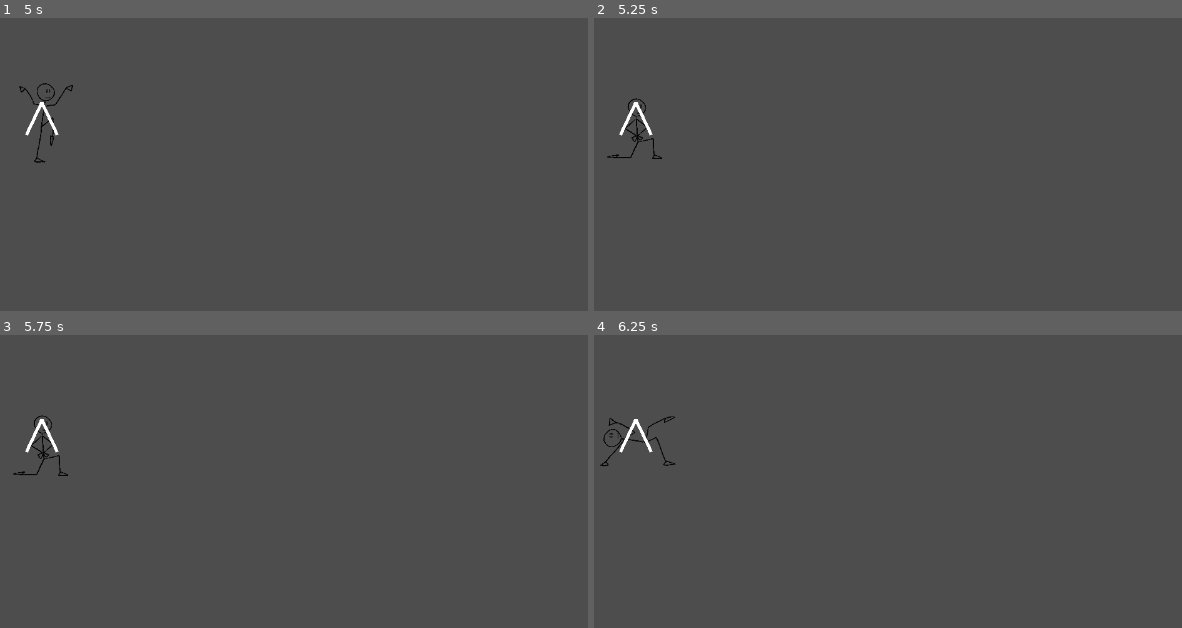
Above: before the commit, frames 1-4 (two rows, left to right).
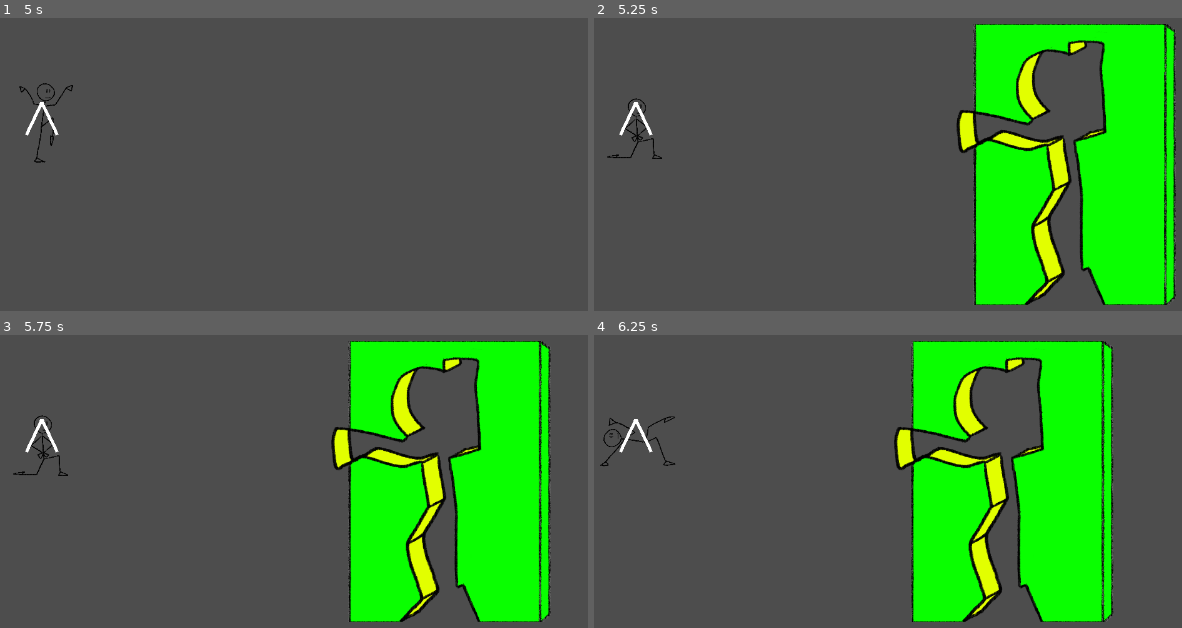
Above: after the commit, the same moments.

Repository: onegm/Scale-Game-Show
Game: Godot game, scene res://levels/Level1.tscn
Two runs of this game, one before a commit and one after it. Both use one fixed random seed, a clock stepped at 60 frames per second and the inputs below.
Inputs:
- Up to frame 1 (5 s): tap Enter at 0.5, 2, 3.5 s; hold Right (pose_right) 0.53-1.28 s; tap A (look_left) at 0.6, 2.1, 3.6 s; tap Space at 1.25, 2.75, 4.25 s; hold Down (pose_down) 1.28-2.03 s; tap D (look_right) at 1.35, 2.85, 4.35 s; hold Right (pose_right) 2.03-2.78 s; hold Up (pose_up) 2.78-3.53 s; hold Left (pose_left) from 3.53 s (still down)
- Up to frame 2 (5.25 s): release Left (pose_left) at 5.03 s; hold Down (pose_down) from 5.03 s (still down); tap A (look_left) at 5.1 s
- Up to frame 3 (5.75 s): keep holding Down (pose_down)
- Up to frame 4 (6.25 s): release Down (pose_down) at 5.78 s; hold Right (pose_right) from 5.78 s (still down); tap D (look_right) at 5.85 s

Frame 1 is identical in both runs. In frame 2, 27% of the frame differs, in the area x 61-99%, y 2-98%; in frame 3, 27%; in frame 4, 27%.

Commit message:
Wall spawner

Diff:
--- a/levels/Level1.tscn
+++ b/levels/Level1.tscn
@@ -1,8 +1,12 @@
-[gd_scene load_steps=2 format=3 uid="uid://c6y1dqx8ki7a7"]
+[gd_scene load_steps=3 format=3 uid="uid://c6y1dqx8ki7a7"]
 
 [ext_resource type="PackedScene" uid="uid://c150wmemgs4sn" path="res://player/player.tscn" id="1_c3ycx"]
+[ext_resource type="PackedScene" uid="uid://cohl4mpj0lg13" path="res://walls/WallSpawner.tscn" id="2_iwfjl"]
 
 [node name="Level1" type="Node2D"]
 
 [node name="Player" parent="." instance=ExtResource("1_c3ycx")]
 position = Vector2(355, 279)
+
+[node name="WallSpawner" parent="." instance=ExtResource("2_iwfjl")]
+position = Vector2(1078, 284)
--- /dev/null
+++ b/walls/WallPosture.tscn
@@ -0,0 +1,15 @@
+[gd_scene load_steps=4 format=3 uid="uid://cvprlymwlmhan"]
+
+[ext_resource type="Script" path="res://walls/wall_posture.gd" id="1_yoqds"]
+[ext_resource type="PackedScene" uid="uid://d1fvq2460vh11" path="res://walls/postures/Posture.tscn" id="2_bdc4o"]
+[ext_resource type="Texture2D" uid="uid://bldld0uo8ocjq" path="res://walls/wall.png" id="3_axnak"]
+
+[node name="WallPosture" type="Node2D"]
+script = ExtResource("1_yoqds")
+
+[node name="Posture" parent="." instance=ExtResource("2_bdc4o")]
+scale = Vector2(0.6, 0.6)
+
+[node name="Wall" type="Sprite2D" parent="Posture"]
+scale = Vector2(1.1, 1.1)
+texture = ExtResource("3_axnak")
--- /dev/null
+++ b/walls/WallSpawner.tscn
@@ -0,0 +1,10 @@
+[gd_scene load_steps=2 format=3 uid="uid://cohl4mpj0lg13"]
+
+[ext_resource type="Script" path="res://walls/wall_spawner.gd" id="1_wfxh2"]
+
+[node name="WallSpawner" type="Node2D"]
+script = ExtResource("1_wfxh2")
+
+[node name="Timer" type="Timer" parent="."]
+wait_time = 5.0
+autostart = true
--- /dev/null
+++ b/walls/postures/Posture.tscn
@@ -0,0 +1,238 @@
+[gd_scene load_steps=24 format=3 uid="uid://d1fvq2460vh11"]
+
+[ext_resource type="Texture2D" uid="uid://ccfngsbvj87kh" path="res://walls/postures/postures.png" id="1_0xsb4"]
+[ext_resource type="Script" path="res://walls/postures/posture.gd" id="2_hqkx4"]
+[ext_resource type="Texture2D" uid="uid://cdkfpce136suy" path="res://walls/postures/outlines.png" id="3_sjgld"]
+
+[sub_resource type="AtlasTexture" id="AtlasTexture_8pvq3"]
+atlas = ExtResource("1_0xsb4")
+region = Rect2(750, 0, 750, 750)
+
+[sub_resource type="AtlasTexture" id="AtlasTexture_0fhup"]
+atlas = ExtResource("1_0xsb4")
+region = Rect2(1500, 0, 750, 750)
+
+[sub_resource type="AtlasTexture" id="AtlasTexture_jarxe"]
+atlas = ExtResource("1_0xsb4")
+region = Rect2(1500, 750, 750, 750)
+
+[sub_resource type="AtlasTexture" id="AtlasTexture_mbhxv"]
+atlas = ExtResource("1_0xsb4")
+region = Rect2(2250, 0, 750, 750)
+
+[sub_resource type="AtlasTexture" id="AtlasTexture_m0chi"]
+atlas = ExtResource("1_0xsb4")
+region = Rect2(2250, 750, 750, 750)
+
+[sub_resource type="AtlasTexture" id="AtlasTexture_8nc3g"]
+atlas = ExtResource("1_0xsb4")
+region = Rect2(0, 750, 750, 750)
+
+[sub_resource type="AtlasTexture" id="AtlasTexture_abx1o"]
+atlas = ExtResource("1_0xsb4")
+region = Rect2(0, 1500, 750, 750)
+
+[sub_resource type="AtlasTexture" id="AtlasTexture_akrky"]
+atlas = ExtResource("1_0xsb4")
+region = Rect2(750, 750, 750, 750)
+
+[sub_resource type="AtlasTexture" id="AtlasTexture_um37a"]
+atlas = ExtResource("1_0xsb4")
+region = Rect2(750, 1500, 750, 750)
+
+[sub_resource type="SpriteFrames" id="SpriteFrames_mrt07"]
+animations = [{
+"frames": [{
+"duration": 1.0,
+"texture": SubResource("AtlasTexture_8pvq3")
+}],
+"loop": false,
+"name": &"0",
+"speed": 1.0
+}, {
+"frames": [{
+"duration": 1.0,
+"texture": SubResource("AtlasTexture_0fhup")
+}],
+"loop": false,
+"name": &"1",
+"speed": 1.0
+}, {
+"frames": [{
+"duration": 1.0,
+"texture": SubResource("AtlasTexture_jarxe")
+}],
+"loop": false,
+"name": &"2",
+"speed": 1.0
+}, {
+"frames": [{
+"duration": 1.0,
+"texture": SubResource("AtlasTexture_mbhxv")
+}],
+"loop": false,
+"name": &"3",
+"speed": 1.0
+}, {
+"frames": [{
+"duration": 1.0,
+"texture": SubResource("AtlasTexture_m0chi")
+}],
+"loop": false,
+"name": &"4",
+"speed": 1.0
+}, {
+"frames": [{
+"duration": 1.0,
+"texture": SubResource("AtlasTexture_8nc3g")
+}],
+"loop": false,
+"name": &"5",
+"speed": 1.0
+}, {
+"frames": [{
+"duration": 1.0,
+"texture": SubResource("AtlasTexture_abx1o")
+}],
+"loop": false,
+"name": &"6",
+"speed": 1.0
+}, {
+"frames": [{
+"duration": 1.0,
+"texture": SubResource("AtlasTexture_akrky")
+}],
+"loop": false,
+"name": &"7",
+"speed": 1.0
+}, {
+"frames": [{
+"duration": 1.0,
+"texture": SubResource("AtlasTexture_um37a")
+}],
+"loop": false,
+"name": &"8",
+"speed": 1.0
+}]
+
+[sub_resource type="AtlasTexture" id="AtlasTexture_vqhof"]
+atlas = ExtResource("3_sjgld")
+region = Rect2(750, 0, 750, 750)
+
+[sub_resource type="AtlasTexture" id="AtlasTexture_jbild"]
+atlas = ExtResource("3_sjgld")
+region = Rect2(1500, 0, 750, 750)
+
+[sub_resource type="AtlasTexture" id="AtlasTexture_c3ey3"]
+atlas = ExtResource("3_sjgld")
+region = Rect2(1500, 750, 750, 750)
+
+[sub_resource type="AtlasTexture" id="AtlasTexture_ogo7y"]
+atlas = ExtResource("3_sjgld")
+region = Rect2(2250, 0, 750, 750)
+
+[sub_resource type="AtlasTexture" id="AtlasTexture_t3j10"]
+atlas = ExtResource("3_sjgld")
+region = Rect2(2250, 750, 750, 750)
+
+[sub_resource type="AtlasTexture" id="AtlasTexture_q7m2w"]
+atlas = ExtResource("3_sjgld")
+region = Rect2(0, 750, 750, 750)
+
+[sub_resource type="AtlasTexture" id="AtlasTexture_xn0k0"]
+atlas = ExtResource("3_sjgld")
+region = Rect2(0, 1500, 750, 750)
+
+[sub_resource type="AtlasTexture" id="AtlasTexture_xk8uv"]
+atlas = ExtResource("3_sjgld")
+region = Rect2(750, 750, 750, 750)
+
+[sub_resource type="AtlasTexture" id="AtlasTexture_aqegs"]
+atlas = ExtResource("3_sjgld")
+region = Rect2(750, 1500, 750, 750)
+
+[sub_resource type="SpriteFrames" id="SpriteFrames_xggf3"]
+animations = [{
+"frames": [{
+"duration": 1.0,
+"texture": SubResource("AtlasTexture_vqhof")
+}],
+"loop": false,
+"name": &"0",
+"speed": 1.0
+}, {
+"frames": [{
+"duration": 1.0,
+"texture": SubResource("AtlasTexture_jbild")
+}],
+"loop": false,
+"name": &"1",
+"speed": 1.0
+}, {
+"frames": [{
+"duration": 1.0,
+"texture": SubResource("AtlasTexture_c3ey3")
+}],
+"loop": false,
+"name": &"2",
+"speed": 1.0
+}, {
+"frames": [{
+"duration": 1.0,
+"texture": SubResource("AtlasTexture_ogo7y")
+}],
+"loop": false,
+"name": &"3",
+"speed": 1.0
+}, {
+"frames": [{
+"duration": 1.0,
+"texture": SubResource("AtlasTexture_t3j10")
+}],
+"loop": true,
+"name": &"4",
+"speed": 5.0
+}, {
+"frames": [{
+"duration": 1.0,
+"texture": SubResource("AtlasTexture_q7m2w")
+}],
+"loop": false,
+"name": &"5",
+"speed": 1.0
+}, {
+"frames": [{
+"duration": 1.0,
+"texture": SubResource("AtlasTexture_xn0k0")
+}],
+"loop": false,
+"name": &"6",
+"speed": 1.0
+}, {
+"frames": [{
+"duration": 1.0,
+"texture": SubResource("AtlasTexture_xk8uv")
+}],
+"loop": false,
+"name": &"7",
+"speed": 1.0
+}, {
+"frames": [{
+"duration": 1.0,
+"texture": SubResource("AtlasTexture_aqegs")
+}],
+"loop": true,
+"name": &"8",
+"speed": 5.0
+}]
+
+[node name="Posture" type="AnimatedSprite2D"]
+clip_children = 1
+sprite_frames = SubResource("SpriteFrames_mrt07")
+animation = &"0"
+script = ExtResource("2_hqkx4")
+
+[node name="Outlines" type="AnimatedSprite2D" parent="."]
+top_level = true
+sprite_frames = SubResource("SpriteFrames_xggf3")
+animation = &"0"
--- /dev/null
+++ b/walls/postures/posture.gd
@@ -0,0 +1,11 @@
+extends AnimatedSprite2D
+
+
+func _ready():
+	var remote_transform = RemoteTransform2D.new()
+	remote_transform.remote_path = $Outlines.get_path()
+	add_child(remote_transform)
+
+func set_posture(index : int):
+	play(str(index))
+	$Outlines.play(str(index))
--- /dev/null
+++ b/walls/wall_posture.gd
@@ -0,0 +1,13 @@
+extends Node2D
+
+@onready var posture = $Posture
+
+var speed = 100
+
+func _physics_process(delta):
+	global_position.x -= speed*delta
+	if global_position.x < 0:
+		queue_free()
+
+func set_posture(posture_num : int):
+	posture.set_posture(posture_num)
--- /dev/null
+++ b/walls/wall_spawner.gd
@@ -0,0 +1,13 @@
+extends Node2D
+
+@onready var wall_posture_scene = load("res://walls/WallPosture.tscn")
+@onready var timer = $Timer
+@onready var rand = RandomNumberGenerator.new()
+
+func _ready():
+	timer.timeout.connect(spawn_wall)
+
+func spawn_wall():
+	var new_wall = wall_posture_scene.instantiate()
+	add_child(new_wall)
+	new_wall.set_posture(rand.randi_range(0, 8))
Not shown, added: audio/music/130bpmGenericLoop.mp3.import
Not shown, added: levels/screenshot test.png.import
Not shown, added: player/GTMK Character Concept Drafting.png.import
Not shown, added: walls/postures.png.import
Renamed: walls/GMTK Wall Game Wall Graphics Pose Transparents.png -> walls/postures/outlines.png
Not shown, added: walls/postures/outlines.png.import
Renamed: walls/GMTK Wall Game Wall Graphics Masking Layer.png -> walls/postures/postures.png
Not shown, added: walls/postures/postures.png.import
Binary file added: walls/postures/wall test.png
Not shown, added: walls/postures/wall test.png.import
Binary file added: walls/wall.png
Not shown, added: walls/wall.png.import
(and 1 more such lines)
